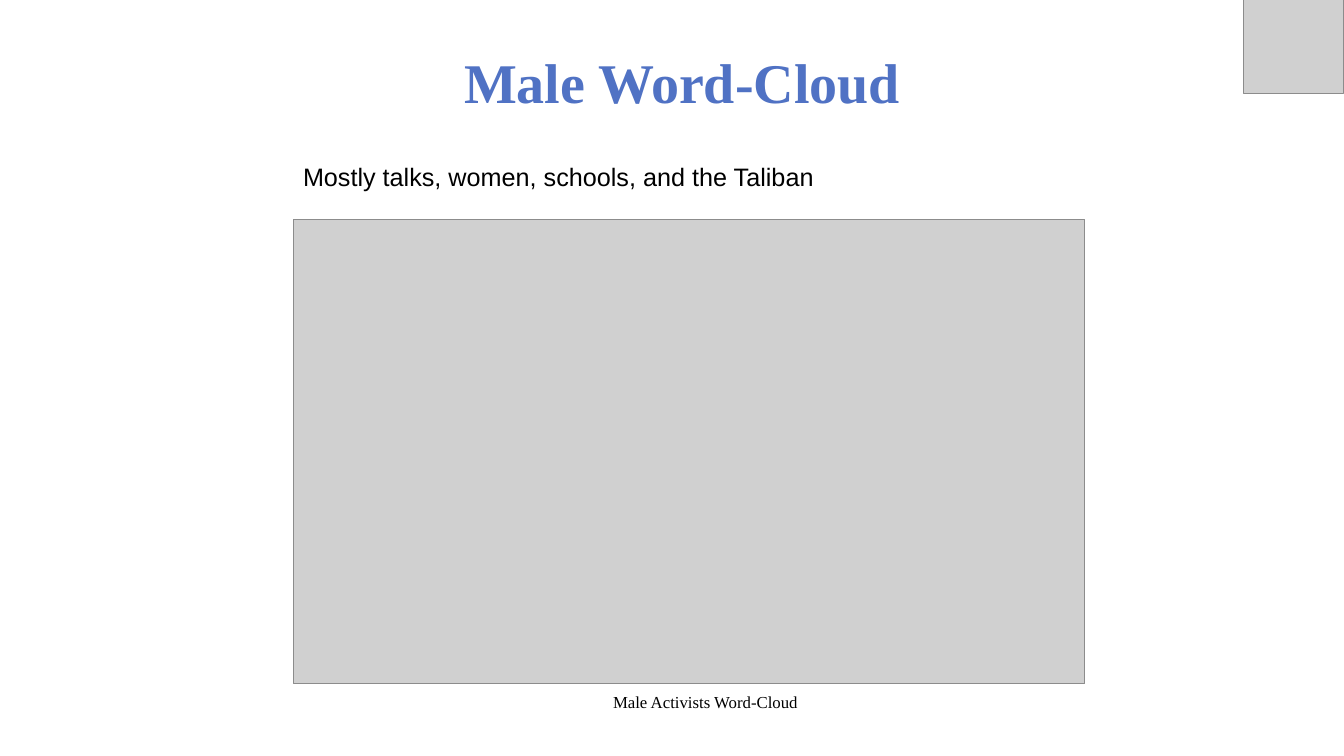
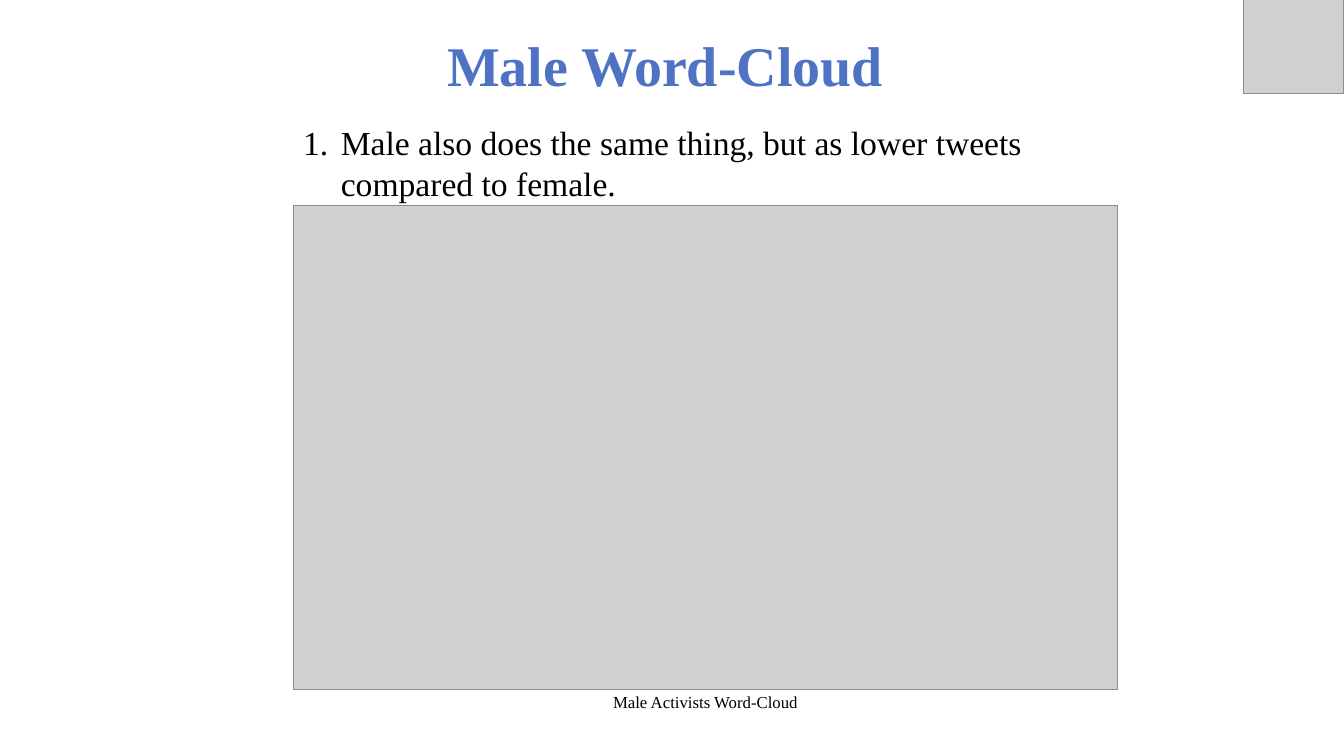
Before and after one commit to Saboor-Hamedi/Master-Thesis, a slide deck: slide 19 of thesis presentation/Thesis Presetation.pptx (slide 22 before the commit). Drawn at 1344x756 pixels with LibreOffice and Linux fonts; fonts in the diff are those of the drawing; grey boxes stand for pictures; background and template pictures are left out. Boxes give left, top, right and bottom in pixels: in the first picture for what was removed or moved away, otherwise in the second. Text is boxed around its words. In the diff, an @@ line names an element or a change of style, - is before the commit and + after.

```diff
--- a/thesis presentation/Thesis Presetation.pptx
+++ b/thesis presentation/Thesis Presetation.pptx
@@ text "Male Word-Cloud": place and size @@
-text "Male Word-Cloud" at bbox=[464, 64, 900, 104]
+text "Male Word-Cloud" at bbox=[447, 47, 883, 87]
@@ text at bbox=[341, 131, 1022, 202]: text changed; size 18 to 24 pt; font Arial to Times New Roman @@
-Mostly talks, women, schools, and the Taliban
+1. Male also does the same thing, but as lower tweets compared to female.
@@ picture: place and size @@
-picture at bbox=[293, 219, 1085, 684]
+picture at bbox=[293, 206, 1118, 690]
```
Also in this commit, not shown: 15 other slides changed, 2 slides added, 4 slides removed.
